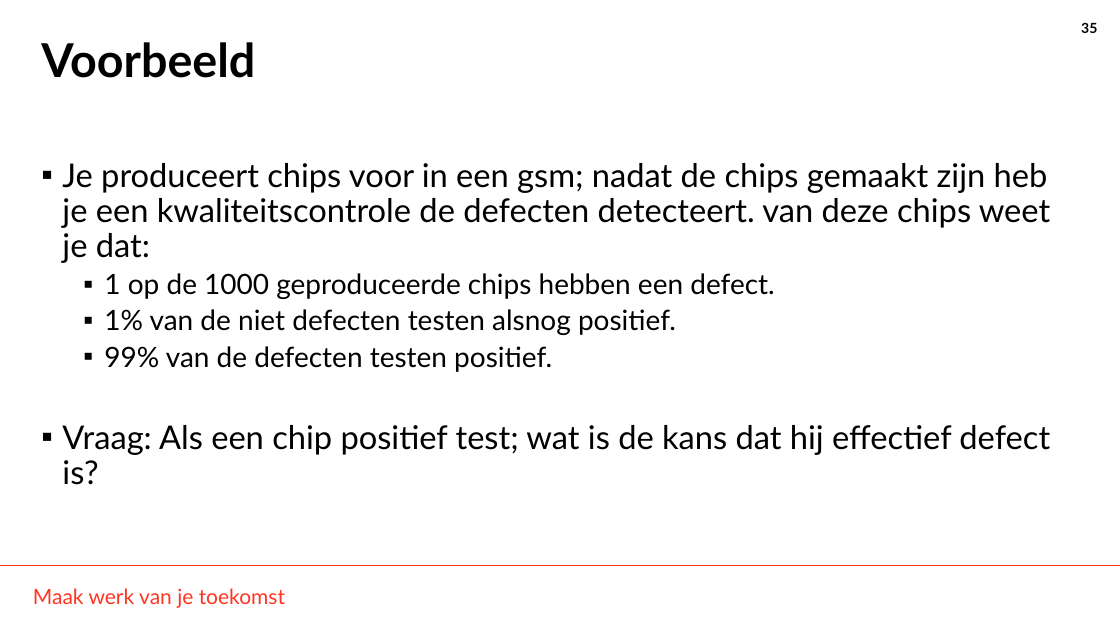
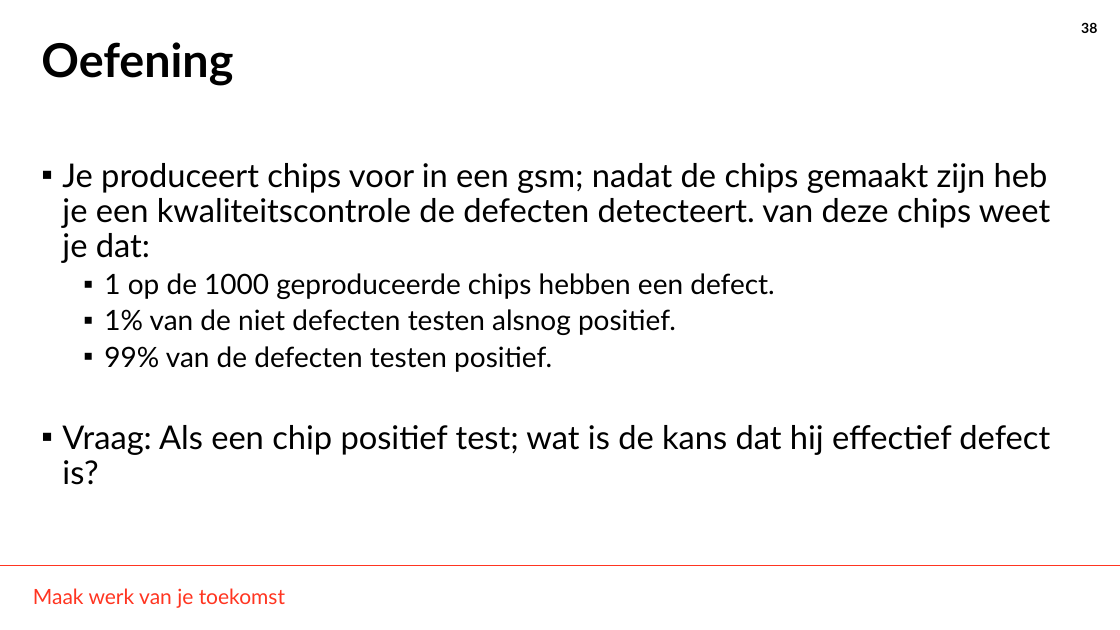
Before and after one commit to THellemans/data-science-syntra-ab, a slide deck: slide 38 of 06 statistiek/04 Numerieke data verdelingen verkennen/04 Numerieke data verdelingen verkennen.pptx (slide 35 before the commit). Drawn at 1120x630 pixels with LibreOffice and Linux fonts; fonts in the diff are those of the drawing; background and template pictures are left out. Boxes give left, top, right and bottom in pixels: in the first picture for what was removed or moved away, otherwise in the second. Text is boxed around its words. In the diff, an @@ line names an element or a change of style, - is before the commit and + after.

```diff
--- a/06 statistiek/04 Numerieke data verdelingen verkennen/04 Numerieke data verdelingen verkennen.pptx
+++ b/06 statistiek/04 Numerieke data verdelingen verkennen/04 Numerieke data verdelingen verkennen.pptx
@@ page number at box(1081, 22, 1097, 33): text changed @@
-35
+38
@@ title at box(41, 42, 233, 86): text changed @@
-Voorbeeld
+Oefening
```
Also in this commit, not shown: 9 other slides changed, 4 slides added, 2 slides removed, 3 other files.
